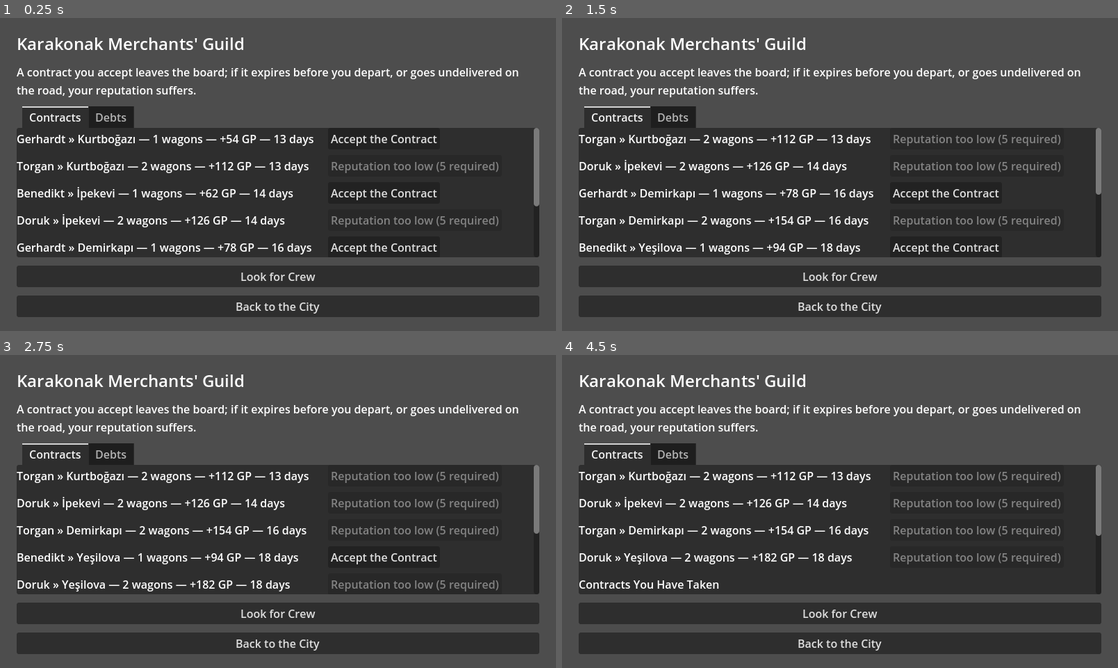
Above: before the commit, frames 1-4 (two rows, left to right).
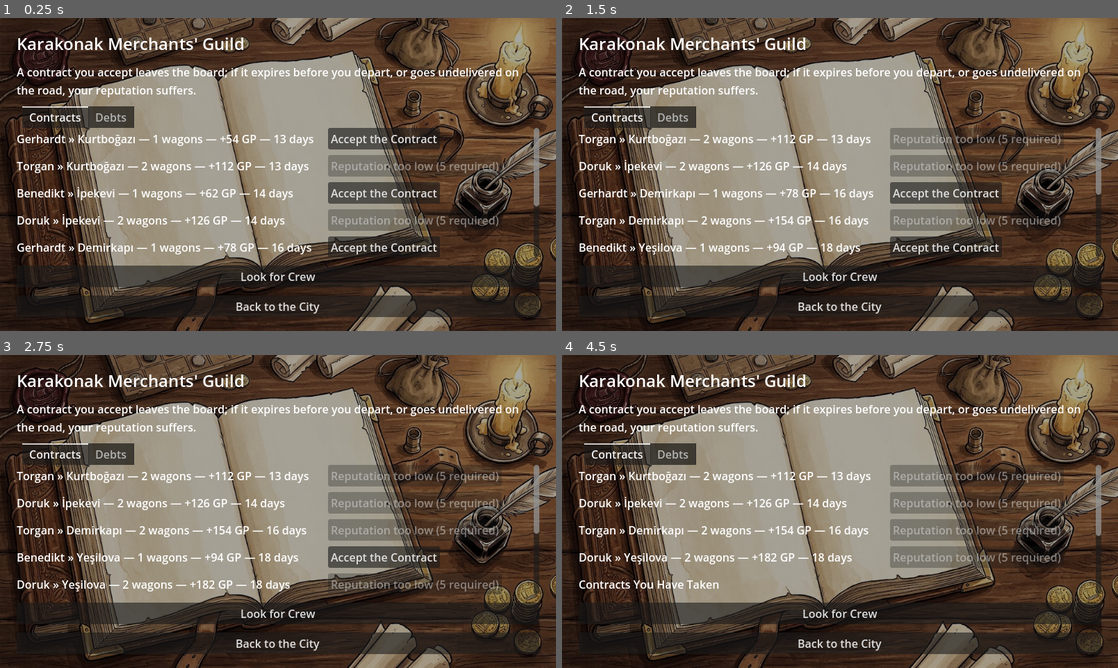
Above: after the commit, the same moments.

Repository: ulubatuhan/wayborne
Game: Godot game, scene res://scenes/game/guild.tscn
Same seed, same stepped clock (60 frames per second), same inputs: the game is played once before the commit and once after it. This scene is started directly instead of the project's main scene.
Inputs:
- Up to frame 1 (0.25 s): no input
- Up to frame 2 (1.5 s): click "Accept the Contract" at 0.5 s; click "Accept the Contract" at 1.25 s
- Up to frame 3 (2.75 s): click "Accept the Contract" at 2 s
- Up to frame 4 (4.5 s): click "Accept the Contract" at 2.75 s; click "Look for Crew" at 3.5 s; click "Back" at 4.25 s

The runs differ from the first frame. In frame 1, 81% of the frame differs, in the area x 0-100%, y 0-100%; in frame 2, 81%; in frame 3, 82%; in frame 4, 82%.

Commit message:
Faz 16-C/D: Lonca, Pazar, Taverna ve Kervan Avlusu'na masa sahnesi arka planı (#63)
* Faz 16-C: Lonca borç defterine deri cilt + balmumu mühür zemini

Oyunun ilk elle çizilmiş (AI-üretimli) sanat varlığı - DebtPanel artık
PanelContainer üzerinde 9-slice StyleBoxTexture ile deri kapak dokusu
taşıyor, başlığın yanında bir balmumu mühür ikonu var. Seçim kasıtlı
dar: borç senetleri CLAUDE.md'nin kendi hikâyesinde zaten "soğuk
balmumu mühürlerle bezenmiş" diye tarif ediliyor, bu yüzden yalnızca bu
ekran reskinlendi - geri kalan arayüz mevcut prosedürel _draw() diline
sadık kaldı.

Parşömen sayfası, beş ticaret eşyası ikonu ve kilim deseni bilerek
kullanılmadı - gerekçeler CLAUDE.md'de. Kilim deseni kenar motiflerinde
"S" harfi tekrarı barındırıyor (üretim hatası, Localization Rules'u
ihlal ediyor) ve hiç kullanılmamalı.

Claude-Session: https://claude.ai/code/session_01SmgLRHV2q6VtZPZSSuowT6

* Faz 16-C düzeltme: Lonca ekranına tam masa sahnesi, panel zemini değil

Kullanıcının kendi referans görseline karşı ilk deneme (panelin kendi
deri StyleBoxTexture zemini) alakasız çıktı - küçük bir doku parçasıydı,
referansın zengin masa sahnesi değildi. Yerine guild.tscn'in tüm ekranı
kaplayan tek bir arka plan illüstrasyonu geldi (masa, açık defter, mum,
mühür, sikkeler), üstüne bir karartma perdesi ile metin okunur kalıyor.

TabContainer'ın varsayılan panel stylebox'ı sahneyi örtüyordu - MapPanel
ile aynı tuzak, aynı çözüm: açık bir StyleBoxEmpty.

Claude-Session: https://claude.ai/code/session_01SmgLRHV2q6VtZPZSSuowT6

* Faz 16-D: Pazar, Taverna ve Kervan Avlusu'na masa sahnesi arka planı

Lonca'nın deri/masa yaklaşımı aynı iskeleti paylaşan üç ekrana daha
uygulandı - aynı BackgroundArt/BackgroundScrim ikilisi, aynı ink-wash
stil, yalnızca masadaki nesneler ekrana göre değişiyor (terazi/çuval
Pazar'da, maşrapa/harita Taverna'da, nal/tekerlek Kervan Avlusu'nda).

Claude-Session: https://claude.ai/code/session_01SmgLRHV2q6VtZPZSSuowT6

* Fix CI: preload() of a brand-new PNG races the first --headless --import

wax_seal_crown.png has no .import metadata on a fresh checkout (.import
files are gitignored, CI regenerates them), and preload() resolves at
parse time - before that metadata exists. Reproduced on a genuinely
fresh clone: "Parse Error: ... has no resource loaders" on the very
first import pass, exactly matching the PR #63 CI failure. load() at
_ensure_built() time defers past import settling; confirmed clean on
the same fresh clone after the fix, both import and the full suite.

Claude-Session: https://claude.ai/code/session_01SmgLRHV2q6VtZPZSSuowT6

---------

Co-authored-by: Claude <noreply@anthropic.com>

Diff:
--- a/scenes/game/caravan_yard.tscn
+++ b/scenes/game/caravan_yard.tscn
@@ -1,6 +1,7 @@
-[gd_scene load_steps=2 format=3 uid="uid://bqcaravanyard001"]
+[gd_scene load_steps=3 format=3 uid="uid://bqcaravanyard001"]
 
 [ext_resource type="Script" path="res://scripts/ui/caravan_yard.gd" id="1"]
+[ext_resource type="Texture2D" path="res://data/assets/ui/ledger_mockup/caravan_yard_bg.jpg" id="2"]
 
 [node name="CaravanYard" type="Control"]
 layout_mode = 3
@@ -10,6 +11,28 @@
 grow_horizontal = 2
 grow_vertical = 2
 script = ExtResource("1")
+
+[node name="BackgroundArt" type="TextureRect" parent="."]
+layout_mode = 1
+anchors_preset = 15
+anchor_right = 1.0
+anchor_bottom = 1.0
+grow_horizontal = 2
+grow_vertical = 2
+mouse_filter = 2
+texture = ExtResource("2")
+expand_mode = 1
+stretch_mode = 6
+
+[node name="BackgroundScrim" type="ColorRect" parent="."]
+layout_mode = 1
+anchors_preset = 15
+anchor_right = 1.0
+anchor_bottom = 1.0
+grow_horizontal = 2
+grow_vertical = 2
+mouse_filter = 2
+color = Color(0, 0, 0, 0.35)
 
 [node name="MarginContainer" type="MarginContainer" parent="."]
 layout_mode = 1
--- a/scenes/game/guild.tscn
+++ b/scenes/game/guild.tscn
@@ -1,6 +1,9 @@
-[gd_scene load_steps=2 format=3 uid="uid://bqguild001"]
+[gd_scene load_steps=4 format=3 uid="uid://bqguild001"]
 
 [ext_resource type="Script" path="res://scripts/ui/guild.gd" id="1"]
+[ext_resource type="Texture2D" path="res://data/assets/ui/ledger_mockup/guild_desk_bg.jpg" id="2"]
+
+[sub_resource type="StyleBoxEmpty" id="StyleBoxEmpty_tabpanel"]
 
 [node name="Guild" type="Control"]
 layout_mode = 3
@@ -10,6 +13,28 @@
 grow_horizontal = 2
 grow_vertical = 2
 script = ExtResource("1")
+
+[node name="BackgroundArt" type="TextureRect" parent="."]
+layout_mode = 1
+anchors_preset = 15
+anchor_right = 1.0
+anchor_bottom = 1.0
+grow_horizontal = 2
+grow_vertical = 2
+mouse_filter = 2
+texture = ExtResource("2")
+expand_mode = 1
+stretch_mode = 6
+
+[node name="BackgroundScrim" type="ColorRect" parent="."]
+layout_mode = 1
+anchors_preset = 15
+anchor_right = 1.0
+anchor_bottom = 1.0
+grow_horizontal = 2
+grow_vertical = 2
+mouse_filter = 2
+color = Color(0, 0, 0, 0.35)
 
 [node name="MarginContainer" type="MarginContainer" parent="."]
 layout_mode = 1
@@ -39,6 +64,7 @@
 [node name="TabContainer" type="TabContainer" parent="MarginContainer/VBoxContainer"]
 layout_mode = 2
 size_flags_vertical = 3
+theme_override_styles/panel = SubResource("StyleBoxEmpty_tabpanel")
 
 [node name="ContractsTab" type="ScrollContainer" parent="MarginContainer/VBoxContainer/TabContainer"]
 layout_mode = 2
--- a/scenes/game/market.tscn
+++ b/scenes/game/market.tscn
@@ -1,6 +1,7 @@
-[gd_scene load_steps=2 format=3 uid="uid://bqecontest003"]
+[gd_scene load_steps=3 format=3 uid="uid://bqecontest003"]
 
 [ext_resource type="Script" path="res://scripts/ui/market.gd" id="1"]
+[ext_resource type="Texture2D" path="res://data/assets/ui/ledger_mockup/market_bg.jpg" id="2"]
 
 [node name="Market" type="Control"]
 layout_mode = 3
@@ -10,6 +11,28 @@
 grow_horizontal = 2
 grow_vertical = 2
 script = ExtResource("1")
+
+[node name="BackgroundArt" type="TextureRect" parent="."]
+layout_mode = 1
+anchors_preset = 15
+anchor_right = 1.0
+anchor_bottom = 1.0
+grow_horizontal = 2
+grow_vertical = 2
+mouse_filter = 2
+texture = ExtResource("2")
+expand_mode = 1
+stretch_mode = 6
+
+[node name="BackgroundScrim" type="ColorRect" parent="."]
+layout_mode = 1
+anchors_preset = 15
+anchor_right = 1.0
+anchor_bottom = 1.0
+grow_horizontal = 2
+grow_vertical = 2
+mouse_filter = 2
+color = Color(0, 0, 0, 0.35)
 
 [node name="MarginContainer" type="MarginContainer" parent="."]
 layout_mode = 1
--- a/scenes/game/tavern.tscn
+++ b/scenes/game/tavern.tscn
@@ -1,6 +1,7 @@
-[gd_scene load_steps=2 format=3 uid="uid://bqtavern001"]
+[gd_scene load_steps=3 format=3 uid="uid://bqtavern001"]
 
 [ext_resource type="Script" path="res://scripts/ui/tavern.gd" id="1"]
+[ext_resource type="Texture2D" path="res://data/assets/ui/ledger_mockup/tavern_bg.jpg" id="2"]
 
 [node name="Tavern" type="Control"]
 layout_mode = 3
@@ -10,6 +11,28 @@
 grow_horizontal = 2
 grow_vertical = 2
 script = ExtResource("1")
+
+[node name="BackgroundArt" type="TextureRect" parent="."]
+layout_mode = 1
+anchors_preset = 15
+anchor_right = 1.0
+anchor_bottom = 1.0
+grow_horizontal = 2
+grow_vertical = 2
+mouse_filter = 2
+texture = ExtResource("2")
+expand_mode = 1
+stretch_mode = 6
+
+[node name="BackgroundScrim" type="ColorRect" parent="."]
+layout_mode = 1
+anchors_preset = 15
+anchor_right = 1.0
+anchor_bottom = 1.0
+grow_horizontal = 2
+grow_vertical = 2
+mouse_filter = 2
+color = Color(0, 0, 0, 0.35)
 
 [node name="MarginContainer" type="MarginContainer" parent="."]
 layout_mode = 1
--- a/scripts/ui/debt_panel.gd
+++ b/scripts/ui/debt_panel.gd
@@ -1,5 +1,5 @@
 class_name DebtPanel
-extends VBoxContainer
+extends PanelContainer
 
 ## Borç defteri arayüzü. `DebtLedger` Faz 9 A'da yazıldı ama hiçbir ekrana
 ## bağlanmamıştı: kervan borca batabiliyor, faiz işliyor, vadesi geçince
@@ -19,8 +19,24 @@
 ##   - **Yapılandır**: vade uzar, bedel anaparaya biner ve her seferinde
 ##     artar (bkz. Debt.get_restructure_fee). Para gerektirmez - anlamı
 ##     zaten "şimdi ödeyemiyorum".
+##
+## Panel kendi zemini çizmiyor artık - `guild.tscn`'in tüm ekranı kaplayan
+## masa/defter arka planı (`BackgroundArt`) zaten "resmî senet" hissini
+## veriyor, bir de panelin kendi dokusu üstüne binerse iki ayrı deri yüzeyi
+## çakışırdı. Mühür ikonu tek başına kalan görsel imza - CLAUDE.md'nin borç
+## senetlerini "soğuk balmumu mühürlerle bezenmiş" tarif ettiği yer.
 
 signal ledger_changed
+
+## `load()`, not `preload()` - a brand-new binary asset has no `.import`
+## metadata on a fresh checkout yet (`.import` files are gitignored, CI
+## regenerates them), and `preload()` resolves at parse time, before that
+## metadata exists. That raced CI's single `--headless --import` pass:
+## "Parse Error: ... has no resource loaders" on the very first import of
+## this exact file. `load()` defers to `_ensure_built()`, which runs after
+## import has settled.
+const SEAL_TEXTURE_PATH: String = "res://data/assets/ui/ledger_mockup/wax_seal_crown.png"
+const SEAL_SIZE: float = 56.0
 
 const OVERDUE_COLOR: Color = Color(0.9, 0.45, 0.35)
 const DUE_SOON_COLOR: Color = Color(0.9, 0.8, 0.4)
@@ -41,6 +57,7 @@
 const OVERDUE_SEVERE_DAYS: int = Debt.OVERDUE_PERIOD_DAYS
 
 var _session: GameSession
+var _body: VBoxContainer
 var _title_label: Label
 var _purse_label: Label
 var _summary_label: Label
@@ -58,26 +75,44 @@
 func _ensure_built() -> void:
 	if _title_label != null:
 		return
-	add_theme_constant_override("separation", 6)
+
+	_body = VBoxContainer.new()
+	_body.add_theme_constant_override("separation", 6)
+	add_child(_body)
+
+	var header := HBoxContainer.new()
+	header.add_theme_constant_override("separation", 8)
+	_body.add_child(header)
 
 	_title_label = Label.new()
 	_title_label.text = tr("UI_DEBT_TITLE")
-	add_child(_title_label)
+	_title_label.size_flags_horizontal = Control.SIZE_EXPAND_FILL
+	_title_label.modulate = ArtPalette.GOLD
+	header.add_child(_title_label)
+
+	# Mühür yalnızca süs değil - "bu defter resmî" diyen tek görsel imza,
+	# aynı balmumu mühür imparatorluk kontratlarının hikâye metninde zaten
+	# tarif edildiği yer.
+	var seal := TextureRect.new()
+	seal.texture = load(SEAL_TEXTURE_PATH)
+	seal.custom_minimum_size = Vector2(SEAL_SIZE, SEAL_SIZE)
+	seal.stretch_mode = TextureRect.STRETCH_KEEP_ASPECT_CENTERED
+	header.add_child(seal)
 
 	# Borç kararı (öde/yapılandır/borç al) kesedeki parayı bilmeden
 	# verilemez - önceden bu ekranda hiç görünmüyordu, oyuncu miktarı
 	# akılda tutmak ya da lonca sekmesinden çıkıp kontrol etmek zorunda
 	# kalıyordu.
 	_purse_label = Label.new()
-	add_child(_purse_label)
+	_body.add_child(_purse_label)
 
 	_summary_label = Label.new()
 	_summary_label.autowrap_mode = TextServer.AUTOWRAP_WORD
-	add_child(_summary_label)
+	_body.add_child(_summary_label)
 
 	_rows = VBoxContainer.new()
 	_rows.add_theme_constant_override("separation", 4)
-	add_child(_rows)
+	_body.add_child(_rows)
 
 	_build_borrow_row()
 
@@ -85,15 +120,15 @@
 ## alınabilir olduğu, borcun kendisiyle aynı ekranda okunmazsa oyuncu
 ## hattın borçla tükendiğini fark edemez.
 func _build_borrow_row() -> void:
-	add_child(HSeparator.new())
+	_body.add_child(HSeparator.new())
 
 	_credit_label = Label.new()
 	_credit_label.autowrap_mode = TextServer.AUTOWRAP_WORD
-	add_child(_credit_label)
+	_body.add_child(_credit_label)
 
 	var row := HBoxContainer.new()
 	row.add_theme_constant_override("separation", 8)
-	add_child(row)
+	_body.add_child(row)
 
 	_amount_spin = SpinBox.new()
 	_amount_spin.min_value = GameSession.LOAN_MIN_AMOUNT
Binary file added: data/assets/ui/ledger_mockup/caravan_yard_bg.jpg
Binary file added: data/assets/ui/ledger_mockup/guild_desk_bg.jpg
Binary file added: data/assets/ui/ledger_mockup/icon_coins.png
Binary file added: data/assets/ui/ledger_mockup/icon_grain_crate.png
Binary file added: data/assets/ui/ledger_mockup/icon_kilim_pouch.png
Binary file added: data/assets/ui/ledger_mockup/icon_rolled_goods.png
Binary file added: data/assets/ui/ledger_mockup/icon_salt_sack.png
Binary file added: data/assets/ui/ledger_mockup/market_bg.jpg
Binary file added: data/assets/ui/ledger_mockup/parchment_page.png
Binary file added: data/assets/ui/ledger_mockup/tavern_bg.jpg
Binary file added: data/assets/ui/ledger_mockup/wax_seal_crown.png
Not shown, changed: CLAUDE.md
